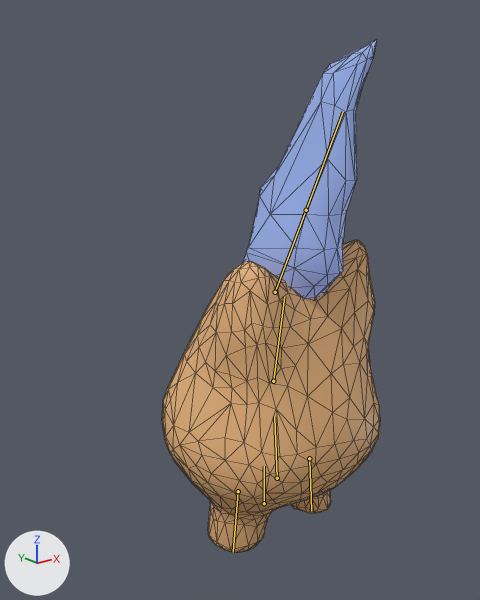
What one commit did to the FBX model Assets/Art/Models/Enemies/Siftling Golem/Siftling-Golem-Model.fbx.
Rendered twice from a 50 mm camera at (-4.85, -5.57, 5.19) aimed at (0.3, 0.87, 2.62). Arrows for +X, +Y and +Z are at lower left; the lights stay in place. The older version comes first. The bones that change, and the others that lie on the model, are drawn over the model as lines. Mesh edges are drawn as thin lines.
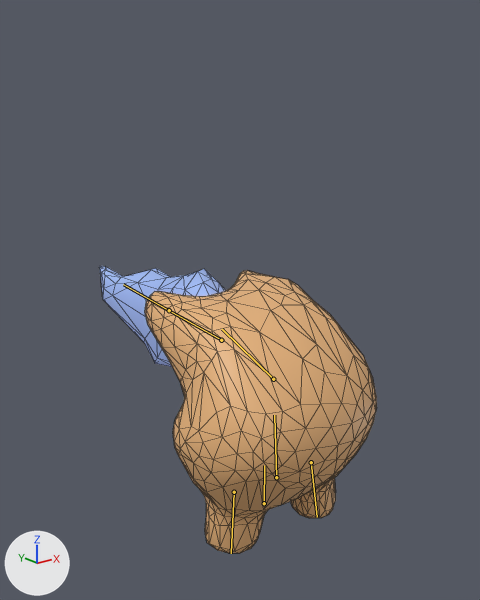
The newer file adds an action. The first version stands in its rest pose; the second is drawn at frame 13 of the action 'Siftling_WindForwardCast'.

The change, as a list of edits to the scene's bpy script:
```text
Change bone_bone_003:
    where bone_bone_003 = bpy.data.objects['Armature'].pose.bones['Bone.003']  # child of 'Bone.004'
    bone_bone_003.scale: (1.0, 1.0, 1.0) -> (0.99, 1.01, 0.99)
Change bone_bone_001:
    where bone_bone_001 = bpy.data.objects['Armature'].pose.bones['Bone.001']  # child of 'Bone'
    bone_bone_001.rotation_quaternion: (1.0, 0.0, 0.0, 0.0) -> (0.755, -0.654, -0.038, 0.013)  # degrees (0, 0, 0) -> degrees (-82, -2, 4)
Change bone_bone_002:
    where bone_bone_002 = bpy.data.objects['Armature'].pose.bones['Bone.002']  # child of 'Bone.001'
    bone_bone_002.rotation_quaternion: (1.0, 0.0, 0.0, 0.0) -> (0.932, -0.222, 0.286, 0.007)  # degrees (0, 0, 0) -> degrees (-29, 32, -8)
Change bone_leg_l:
    where bone_leg_l = bpy.data.objects['Armature'].pose.bones['Leg.L']  # child of 'Bone'
    bone_leg_l.location: (0.0, 0.0, 0.0) -> (0.01, 0.05, -0.06)
    bone_leg_l.rotation_quaternion: (1.0, 0.0, 0.0, 0.0) -> (0.985, 0.011, -0.17, 0.005)  # degrees (0, 0, 0) -> degrees (1, -20, 0)
Change bone_leg_r:
    where bone_leg_r = bpy.data.objects['Armature'].pose.bones['Leg.R']  # child of 'Bone'
    bone_leg_r.location: (0.0, 0.0, 0.0) -> (-0.01, 0.05, 0.03)
    bone_leg_r.rotation_quaternion: (1.0, 0.0, 0.0, 0.0) -> (0.961, 0.034, 0.273, 0.016)  # degrees (0, 0, 0) -> degrees (5, 32, 3)
```

Boxes (x1, y1, x2, y2) around the edits, measured in the pictures (480 x 600 px):
'Cube', posed (6% wider, 10% shorter): before (162, 240, 380, 553); after (145, 270, 377, 553)
'Cube.001', posed: before (243, 40, 377, 299); after (99, 266, 226, 367)
bone 'Bone.003', root to tip: before (264, 503) to (264, 466); after (264, 503) to (264, 465)
bone 'Bone.001', root to tip: before (273, 381) to (284, 296); after (273, 379) to (222, 329)
bone 'Bone.002', root to tip: before (275, 292) to (306, 210); after (221, 340) to (169, 310)
bone 'Leg.L', root to tip: before (238, 491) to (233, 552); after (234, 492) to (231, 553)
bone 'Leg.R', root to tip: before (309, 458) to (311, 511); after (311, 462) to (317, 517)
